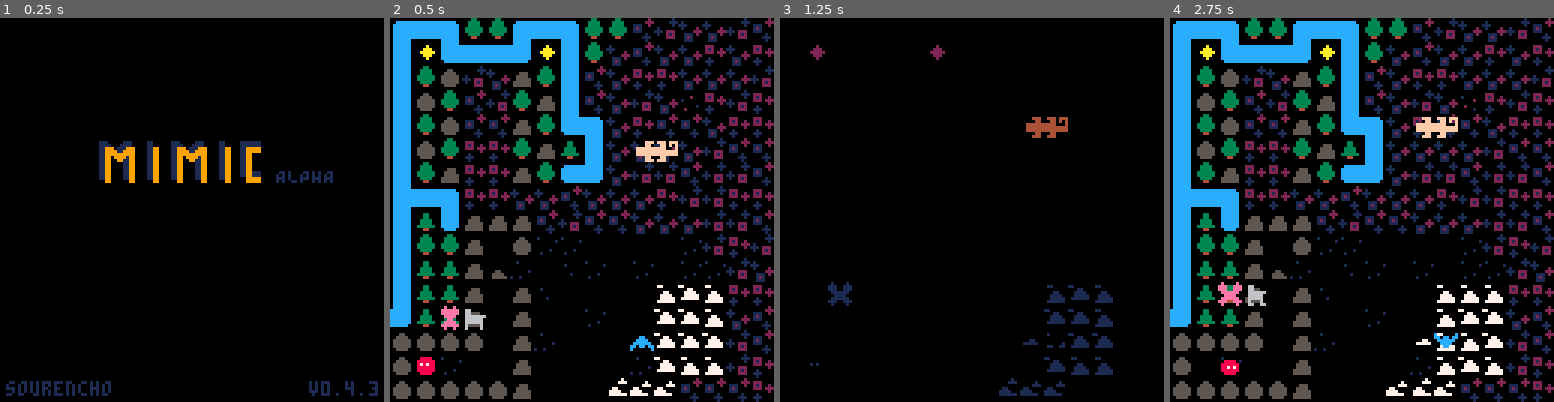
Above: before the commit, frames 1-4 (left to right).
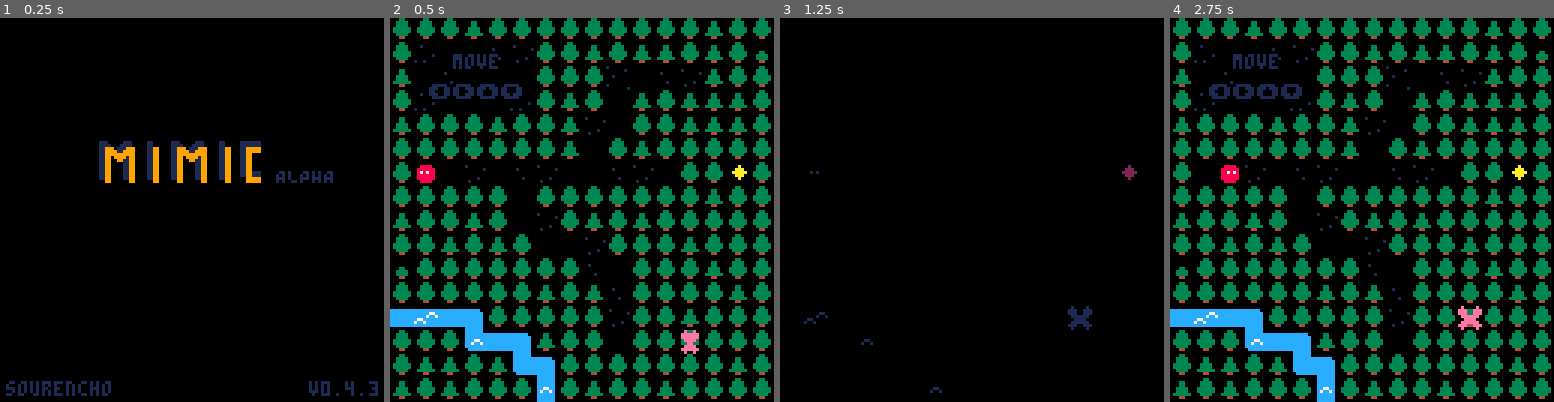
Above: after the commit, the same moments.

Repository: sourencho/mimic
Game: PICO-8 cartridge mimic.p8
Two runs of this game, one before a commit and one after it. Both use one fixed random seed, a clock stepped at 60 frames per second and the inputs below.
Inputs:
- Up to frame 1 (0.25 s): no input
- Up to frame 2 (0.5 s): tap X (X key) at 0.33 s
- Up to frame 3 (1.25 s): tap O (Z key) at 0.7 s; tap X (X key) at 1.07 s
- Up to frame 4 (2.75 s): hold Right 1.6-2.1 s; tap O (Z key) at 1.7, 2.1, 2.5 s; tap X (X key) at 1.85 s; hold Up 2.15-2.42 s; hold Right from 2.47 s (still down)

Frame 1 is identical in both runs. In frame 2, 49% of the frame differs, in the area x 0-100%, y 0-100%; in frame 3, 2.7%; in frame 4, 49%.

Commit message:
Refactor level map system - Combine tile and actor maps and assume that the tile under the   character is something it can move on. - Use actors second sprite to indicate that the tile under should be a   small tile - todo: fix tutorial that broke as a result

Diff:
--- a/mimic.p8
+++ b/mimic.p8
@@ -9,12 +9,12 @@
 -- DATA
 
 -- SETTINGS
-start_level = 14
-level_count = 16
+start_level = 0
+level_count = 15
 skip_tutorial = true
-skip_levels = {3, 5, 6, 8}
-
-tutorial_level = 15
+skip_levels = {4, 6, 7, 9}
+
+tutorial_level = 30
 tutorial_speed = 20
 
 slow_speed = 20 -- the larger the slower the npcs move
@@ -55,12 +55,27 @@
 tree_small = 33
 cloud_small = 96
 teru = 128
+actor_reg_tile = 255
+actor_sml_tile = 254 -- assumes this spr_n == actor.spr_n + 1
+player = 253
 
 -- tile spr values
 ground_spr = 65
 
 static_tiles = {tree, water, rock, ground, win, cloud, teru}
 dynamic_tiles = {rock_small, tree_small, cloud_small}
+
+tile_sprites = {
+    [tree] = 96,
+    [tree_small] = 98,
+    [water] = 72,
+    [rock] = 80,
+    [rock_small] = 82,
+    [ground] = 65,
+    [cloud] = 99,
+    [cloud_small] = 67,
+    [teru] = 111
+}
 
 tile_frame_counts = {
     [67] = 4, -- cloud_1_spr
@@ -829,6 +844,26 @@
     end
 end
 
+function init_actor(spr_n, pos)
+    for n in all(npcs) do
+        if n.spr_n[1][1] == spr_n then
+            local a = make_actor(
+                pos,
+                n.spr_n,
+                n.pattern,
+                n.move_abilities,
+                n.push_abilities,
+                n.display_name,
+                n.shape,
+                false,
+                nil
+            )
+            add(actors, a)
+            return a
+        end
+    end
+end
+
 function init_actors(l)
     for n in all(npcs) do
         local n_pos = find_sprite(l, n.spr_n[1][1])
@@ -869,10 +904,9 @@
 player_move_abilities = {ground, win}
 player_push_abilities = {rock_small, tree_small, cloud_small}
 
-function init_player(l)
-    local player_pos = find_sprite(l, player_spr[1][1])
+function init_player(pos)
     local p = make_actor(
-        player_pos,
+        pos,
         player_spr,
         {},
         player_move_abilities,
@@ -884,6 +918,7 @@
     p.t = 1;
     add(actors, p)
     reset_player_pattern(p)
+    return p
 end
 
 function player_input()
@@ -1373,10 +1408,7 @@
     game.tick = game.level_end_tick
     game.level = _level
     change_level = game.level
-    -- game.tick = 0
-    init_tiles(_level)
-    init_actors(_level)
-    init_player(_level)
+    init_tiles_and_actors(_level)
     init_big_patterns()
 
     if game.level != tutorial_level then
@@ -1386,7 +1418,7 @@
 end
 
 -- Loads in level by populating 2d array of tiles `level_static_tiles` and `level_dynamic_tiles`
-function init_tiles(l)
+function init_tiles_and_actors(l)
     for i=0,level_size-1 do
         level_static_tiles[i] = {}
         level_dynamic_tiles[i] = {}
@@ -1394,20 +1426,31 @@
         for j=0,level_size-1 do
             local tile_spr = get_tile(i, j, l)
             local tile_class = fget(tile_spr)
-            if (tile_spr == 0) then
-                --print(tile_spr)
-                --print(tile_class)
-                --stop(i.." "..j)
+            local tile_pos = {x=i, y=j}
+            local dynamic_spr, static_spr
+            if contains(dynamic_tiles, tile_class) then
+                dynamic_spr = tile_spr
+                static_spr = ground_spr
+            elseif contains(static_tiles, tile_class) then
+                dynamic_spr = ground_spr
+                static_spr = tile_spr
+            elseif tile_class == actor_reg_tile then
+                a = init_actor(tile_spr, tile_pos)
+                dynamic_spr = ground_spr
+                static_spr = tile_sprites[a.move_abilities[1]]
+            elseif tile_class == actor_sml_tile then
+                a = init_actor(tile_spr-1, tile_pos)
+                dynamic_spr = tile_sprites[a.move_abilities[2]]
+                static_spr = ground_spr
+            elseif tile_class == player then
+                a = init_player(tile_pos)
+                dynamic_spr = ground_spr
+                static_spr = tile_sprites[a.move_abilities[1]]
+            else
+                debug.print(i.." "..j.." "..tile_class.." tile not dynamic or static")
             end
-            if contains(dynamic_tiles, tile_class) then
-                level_static_tiles[i][j] = make_tile(ground_spr)
-                level_dynamic_tiles[i][j] = make_tile(tile_spr)
-            elseif contains(static_tiles, tile_class) then
-                level_static_tiles[i][j] = make_tile(tile_spr)
-                level_dynamic_tiles[i][j] = make_tile(ground_spr)
-            else
-                print(i.." "..j.." "..tile_class.." tile not dynamic or static")
-            end
+            level_dynamic_tiles[i][j] = make_tile(dynamic_spr)
+            level_static_tiles[i][j] = make_tile(static_spr)
         end
     end
 end
@@ -1425,8 +1468,8 @@
 end
 
 function get_tile(x,y,l)
-    i = (x + 2*l*level_size) % 128
-    j = y + flr(level_size * 2*l / 128)*level_size
+    i = (x + l*level_size) % 128
+    j = y + flr(level_size * l / 128)*level_size
     return mget(i,j)
 end
 
@@ -1975,21 +2018,18 @@
 
     if game.level != tutorial_level then
         init_level(tutorial_level)
-        tutorial_player_pos = p.pos
-    end
-
+    end
 
     -- move
     p.delta = STILL
 
     if tutorial_move_index > #TUTORIAL_MOVES then
-        tutorial_move_index = 1
-        del(actors, p)
-        init_player(game.level)
+        tutorial_move_index = 0
+        init_level(tutorial_level)
         tutorial_skippable = true
     end
 
-    if game.tick % tutorial_speed == 0 then
+    if game.tick % tutoriapeed == 0 then
         p.delta = TUTORIAL_MOVES[tutorial_move_index]
         tutorial_move_index += 1
     end
@@ -2350,78 +2390,78 @@
 
 
 __gff__
-0000000000000000000306020604000008000000000000000003060206000000000000000000000000020201000000000000000000000000000200000000000008101060606060020202020202028080040424404040400202020202020080800101214040404002020202020202808010101040404040020202020208088080
+0000000000fd00fffeff0602060400000800000000fffefffeff0602060000000000000000ff00fffe020201000000000000000000ff0000000200000000000008101060606060020202020202028080040424404040400202020202020080800101214040404002020202020202808010101040404040020202020208088080
 0808080808080808080808080808080802020202020000000800000000000000020202020000000000000000000000000202020200000000000000000000000000000000000000000000000000000000000000000000000000000000000000000000000000000000000000000000000000000000000000000000000000000000
 __map__
-6060606160606060606060606061606000000000000000000000000000000000414141414141414141414141414141410000000000000000000000000000000060616162606060606060606060616060000000000000000000000000000000006057616061616060606061616060606100000000000000000000000000000000
-607141417042606061606161606160620000000000000000000000000000000041714161626161704141704141414241000000000000000000000000000000006060616060606060606162606260606000000000000000000000000000000000617b616141724140414172414160616100000000000000000000000000000000
-61417041414160606072417042616060000000000000000000000000000000004141604748784961714141414141414100000000000000000000000000000000484c6062606160616260606060606060000000000000000000000000000000006057604141414170414141414142616100000000000000000000000000000000
-6071414141716061604161606161616000000000000000000000000000000000716062574070674960414141414141700000000000000000000000000000000051576060604060606060606051606060000001000000000000000000000000006157614171414141417141414141416000000000000000004100000000000000
-616060606160606142416060616161600000000000000000000000000000000041416057414171674c617041417141410000000000000000000000000000000051677848484c6061474849606051606000000000000000000000000000000000626a484878484848794848487848484800000000000000000007000000000000
-60606060606060614160616060606060000000000000000000000000000000004141616a49414141576041414141414100000000000000000000000000000000505151515167484858707a5151516060000000000000000007000000000000005051515150606060515151515051505000000000000000000000000000000000
-6072414241704241417042416060406000050000000000000000000000000000424141616749417057607160606070410000000000000000000000000000000050515151515151516a486c5151606060000000000000000000000000000000005150516060616060515051515160606100000000000000000000000000000000
-6060606060416060606060606061606000000000000000000000000000000000417041416067784858606062606060600000000000000000000000000000000050515051515050515151515151616060002700000000000000000000000000005150606072515151515151516060606000000000050000000000000000000000
-6160606160414260616061606060606000000000000000000000000000000000414141416060606067496160606260600000000000000000000000000000000051515150515151515150774a51606060000000000000000000000000000000005161604241605151505151505160606100000000000000000000000000000000
-6060616061604141426060606160606000000000000000000000000000000000417141416160606160674848487949610000000000000000000000000007000041424141425151505151575150606060000005000000000000000000000000006061414170616060615150515150506000000000000000000000270000000000
-626060606060606070416060606160600000000000000000000000000000000071414170414141416060616160606a4800000000000000000000000000000000515141414141715147796c5160616061000000000000000000000000000015006041714141414161605160605151506000000000000000000000000000000000
-6060606060606160617060606060616000000000000000000000000000000000414141714141714141414260606061600000000000000000000000000000000050517748784848486c51515151506060000000000000000000000000000000006142606060607241606060616060616100000000000000000000000000000000
-4878484960606060604260606160606000000000000000000000000000000000414141414141414141414160606060600000000000000000000000000000000060505760505050515151515050516060000000000000000000000000000000006141606160606061606051606060506000000000000000000000000000000000
-6060606a48496160604160606060606000000000000000000000000015000000414241414241414142414161626261600000000000000000000000000000000060615760605070415150515151606060000000000000000000000000000000006041606060616161515151515150505000000000000000000000000000000000
-6061616061674960606060606060616000000000000000000000000000000000414141704171414141414160616160610000050000000000000000000000150048486d60616050606051515060606061000000000000000000000000000000006042606060616060605150505150505000000000000000000000000000000000
-6160616060607a60616060616060606000000000000000000000000000000000704141414170414141417141716061610000000000000000000000000000000060606060606261606160606060606162000000000000000000000000000000006160606160606161615150505050505000000000001500000000000000000000
-4141414141414141414141414141414100000000000000000000000000000000606060606060606060016060606060600000000000000000000000000000000061606261606060606160506160616060000000000000000000000000000000004241717060616060605050505151505000000000000000000000000000000000
-4141414143414143416341414141414100000000000000000000000000000000606060606060606060606060606160610000000000000000000000000000000060616060606060616162615050626060000000000000000000000000000000004141416060616177484950474848784800000000000000000000000000000000
-4143434143436343435343414143414100000000000000000000000000000000616161606161616161616061474878480000000000000000000000000000000060626260616161626060616050506060000000000000000000000000000000004141716060615b6c6159486d5170424100000000000000000000000000000000
-4163405343537363734343634343636300000000001700000000000000000000616061616261606161616161576060600000000000000000000000000000000060606161606060606160605151506061000000000000000000000000000000007160606060616060605751505050507000000000000000000000000000000000
-4343536343634343537373634363634300000000000000000000000000000000487848496161614748784849576060610000000000150000000000000000000060616161606262606061605040506060000000000000000000000000000000006160616161616160607b50505050505000000000000000000000000000000000
-43434361616061606060605351515053000000000000000000000000000000006060615761616157515050676d6061610000000000000000000000000000000060606060606060616160605050506060000000000000000000000000000000006160606161606160604b51515151505000000000000000000000000027000000
-6060606161416061606061635150506300000000000000000000000000000000606061677948486d51616161606070610000000000000000000000000000000060626051606060626051505150515150000000000000000000000000000000005160606161606160616170505050505000000000000000000000000000000000
-6161614141414161606151505051515141000000000000000000000000000000616160515051505151417141724141610000000000000000000000000000000060505151606060606050415050506151000000000000000000000000000000005151605b49616060616141505050507100000000000000000000000000000000
-606141417241414141424141417241600000000000000000000000000000000060515151505051505141704141414161000000000000000000000000000000006051505142417060605171505150605000000000000000000000000000000000505051517b616161616071515050414100000000000000000007000000000000
-6141724141414241414160515050516000000000000000000000000000000000615151505051505147784a4141417261000000000000000000000000000000006160515141414141605041505150605100000000000000000000000000000000504748486c604172414141505151424100000000000000000000000000000000
-507041514141417241606050515051510000000063000000000000000000000051515152514748486d41414172416161000000000000000000000000000000006060515052414142605041505050605000000000000000000000000000000000517a606160414162414141505051514100000000000000000000000000000000
-5051415060526041605151515150515100000000000000000000000000000000515250505257617041417141414160610000270000000000000000000000000062605050414141414141415060506060000000000000000000000000000000005057616071416061606142505051515000000000000000000000000000000000
-515051516041606151515150515051510000000000000000000000000000000051515151517a614162414141417261610000000000000000000000000000000060605150704141414241715060506062000000270000000000000000000000005057604141416161606041615040515000000000000000000000000000000000
-5050506061726160605050505150505100000000000000000000000000000000514051515167496142624141714160610000000000000000000000000000000062605150506141616161515161515061000000000000050000000000000000005057704241424160604141615051505000000005000000150000000000000000
-5150606061416161606051515151515100000000000500000000002700000000515151515151576141616060414161600000000000000000050000000000000060615051506060606060626060606161000000000000000000000000000000005059784848494141417261616150505000000000000700000000000000000000
-50505050505050505050505050505050000000000000000000000000000000005150505250507a60606060606060606000000000000000000000000000000000605150506160616161616161616160600000000000000000000000000000000050576061617a6060616162606160606000000000000000000000000000000000
-…(40 lines of a section not shown)…
+6060606160606060606060606061606041414141414141414141414141414141606161626060606060606060606160604141414141414141414141414141414160606060606060606060606060606060616062616060606061605061606160604241717060616060605050505151505050515150505150576060606051515151
+6071414170426060616061616061606241714161626161704141704141414241606061606060606060616260626060604141414143414143416341414141414160606060606060606060606060616061606160606060606161626150506260604141416060616177484950474848784850504241505151576141714151515151
+6141704141416060607241704261606041416047487849617141414141414141484c60626061606162606060606060604143434143436343435343414143414161616160616161616161606147487848606262606161616260606160505060604141716060615b6c6159486d5170424151514141412841576141627041515151
+60714141417160616041616061616160716062574070674960414141414141705157606060406060606060605160606041634053431773637343436343436363616061616261606161616161576060606060616160606060616060515150606171606060606160606057515050505070507041414141717a6161614141425151
+6160606061606061424160606161616041416057414171674c61704141714141516778484849606061474849605160604343536343634343537373634363634348784849611561474878484957606061606161616062626060616050405060606160616161616160607b505050505050714141724150415761616147484a5151
+606060606060606141606160606060604141616a49414141576041414141414150515151516a48480758707a51516060434343616160616060606053515150536060615761616157515050676d606161606060606060606161606050505060606160606161606160604b51512751505060414141505050576161157a51515151
+60054142417042414170424160604060424141616749417057607160606070415051515151515151516a486c5160606060606061614160616060616351505063606061677948486d5161616160607061606260516060606260515051505151505160606161606160616170505050505060414150505050594848486951515151
+6060606060416060606060606061606041704141606778485860606260606060502750515150505151515151516160606161614141414161606151505051515161616051505150515141714172414161605051516060606060504150505061515151605b49616060616141505050507160505151515151574241415751515151
+616060616041426061606160606060604141414160606060674961606062606051515150515151515150774a51606060606141417241414141424141417241606051515150505150514170414141416160515051424170606051715051506050505051517b6161616160715150504141607051474848486d3541476c50515051
+60606160616041414260606061606060417141416160606160674848790749614142054142515150515157515060156061417241414142414141605150505160615151505051505147784a414141726161605151414141416050415051506051504748486c60417241414150515142416051517a606060514142574150715151
+6260606060606060704160606061606071414170414141416060616160606a48515141414141715147796c51606160615070415141414172416060505150515151515152514748486d4141417241616160605150524141426050415050506050517a60616041416241414150505151416051614b605050507041574241054141
+606060606060616061706060606061604141417141417141414142606060616050517748784848486c515151515060605051415060526041605151515150515151522750525761704141714141416061626050504141414141414150605060605057616071416061606142505051515060616161605050505151575141424160
+4878484960606060604260606160606041414141414141414141416060606060605057605050505151515150505160605150515160416061515151505150515151515151517a61416241414141726161606051274241414142417150605060625057604141416161606041615040515060616161605050505151575161606060
+6060606a484961606041606015606060414241414241414142414161626261606061576060507041515051515160606050505060617261606050505051505051514051515167496142624141714160616260515050610561616151516151506150577005414241156041416150515050606161616150505151514b5160606060
+606161606167496060606060606061604141057041714141414141606161156148486d606160506060515150606060615150606061056161606051275151515151515151515157610561606041416160606150515060606060606260606061615059487807494141417261616150505060616161616161515151515160604060
+6160616060607a6061606061606060607041414141704141414171417160616160606060606261606160606060606162505050505050505050505050505050505150505250507a6060606060606060606051505061606161616161616161606050576061617a6060616162606160606060606060606060605150515160606060
+414141414241414140414142414141416060606060606060606060606060606060606261616160505043737373537353414141414141414141414141414141414141415051414141414141417050414161605050505150515057607041416161474849606047484960605e5f4f4f5f5e00000000000000000000000000000000
+41704141414142436343724141414141606060606060606060606060606160616177484878484848487948484c53535341704141414141417141414141414141417041410570415042414141424151416060616160504e7f4e7a61614247487957406748486c4057604f5e4f4f4e4f4e00000000000000000000000000000000
+417041414141436444734341414141416161616061616161616160614748784861574171535350534353505067484973414141417e4141414141416f414141414151414141415051414141524141717261616150606160516e576161617b606157605060605160575e4f4e4e4f4f4f5f00000000000000000000000000000000
+414141414163431743635363424141416160616162616061616161615760606061577018536350515363437450535773414141414141417241414141414142417041415041425051524170414152414160615a5e505160505e677848486961705750605e5f6051575e4f5f4f7e4e5f4e00000000000000000000000000000000
+4141414143735363515043534341414148784849611561474878484957606061627b7141635353505050535074637a73414141414141414141414141414141414151417151505051715151414141414160607b6f4f6e5e617e7e4f6e7e5761415760505e5e516067494f4e5e5e4f4e4e00000000000000000000000000000000
+424141416363435150505164734141416060615761616157515050676d6061616157707160626060515050504363577372415050505050505050505050504141415251505e6e5127517f4f52504141416061674879497e6e5e6e6e7e4f7a60715750604e4e605161574f194f4f5f5e5e00000000000000000000000000000000
+41414173515251515151505152534141606061677948486d51616161606070616157414160606060606050505043576141415005726060606e6f7e5e7f504141506e7f51514e7e4e7e6e5150517241416060616061677848496e6e6e6f6749605760514e4e51605b6c4f5f5f5e5f5f5e00000000000000000000000000000000
+4141525151515151525151515150524261616051505150515141714172414161617a414171616161616160515151576141415071416060605f7e6e7e6e50417042514e7e516f6f6e6f5f507e4e5141416060414141414142577e4e6e6e6e674c5948514e4e4f4f5e4f4f4f4e5f5f4e4e00000000000000000000000000000000
+415151515151515151515151515151516051515150505150514170414141416161576041414160606161412841707b6241415041706060607e6e5e6e405041414150515e7e5f7f6e6e7e4e7f504141416161416151414151576f4f6e7e6e6f575761515151515e5f5e5e4f4f4f5f5f5e00000000000000000000000000000000
+51505161616061616061616061515151615151505051505147784a41414172616157604141414160614141414160576041415070726015606e096e6f7e504141417151506e7e5f707e6e50507041414160604160515241476d7e097f6e47486c576060514150424241414141425f4e5f00000000000000000000000000000000
+5151606142414170414141706061606151515152514748486d41414172416161607a6061714141426041414160615761704150505050505050505050505041415242515f7f407e6e6e7e50514241414160614161504172577e4e7e6e6e7b616057616151527141704241424142425f4f00000000000000000000000000000000
+505061414162414141424170416161615152275052576170414171414141606162576061714141424242524748486d62414141414141414141414141414141414150515e7f6f7e096e6f7e514150714160604115275151576f6e406f6e57614157616151415170414141415353534e4e00000000000000000000000000000000
+5150617141606141515041417005506051515151517a614162414141417261616057506071714142425250576161615041416f414171414141414141414241414170517e5f5e4f4e7e7e6e5151414141614141606151517b6e6e6e6e6f5761716c611527415141414241415353534f5e00000000000000000000000000000000
+516161606160724151424141705151615140515151674961426241417141606161575060627141415150476d61505153414141414141414141417e414141414141515f6e5152504f50515e7e51415041600571616051476848494e6e476c604150505050415171414141185353535f5e00000000000000000000000000000000
+6160606061156151275150515151526051515151515157610561606041416160627b60506061055051626749525340734141414141414141704141414141414150526e507071505241705151705170416061616151507a6160576f476d61614150054241415141414141715353535f4e00000000000000000000000000000000
+606161606161515151515050505051525150505250507a6060606060606060606157606261506161615151575173437341414141414141414141414141414141714151424141504141714151414141416061615150515761616a486c616141705050505050514141417373735e5e5e4e00000000000000000000000000000000
+…(40 lines of a section not shown)…
Not shown, changed: 64 lines of the sprite sheet (__gfx__) section of mimic.p8
